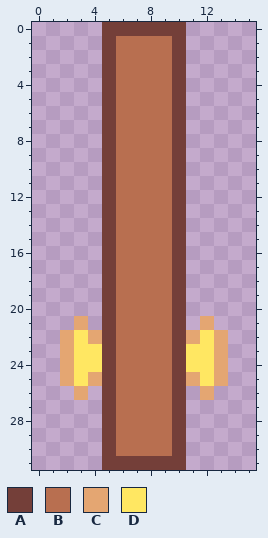
Edited in one commit: pixel-art sprite (Assets/Sprites/Doors/doorHor1.png). Above, as it was before the edit.
The file is 16x32 pixels.
Palette (. is transparent): A #743f39  B #b86f50  C #e4a672  D #ffe762
New version:
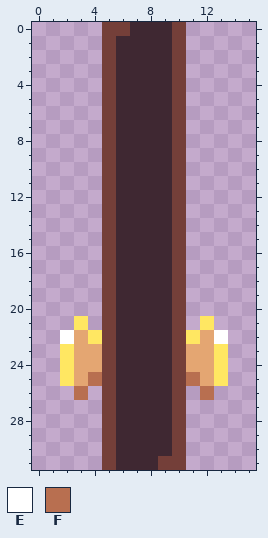
Colours new in this view: E #ffffff  F #b86f50
The edit:
Colour B changes from #b86f50 to #3f2832.
Colour B replaces colour A in row 0 at x 7 to 9; in row 31 at x 6 to 8.
Colour C replaces colour D in row 22 at x 3 and 12; in rows 23 to 24 at x 3 to 4 and 11 to 12; in row 25 at x 3 and 12.
Colour D replaces colour C in row 21 at x 3 and 12; in row 22 at x 4 and 11; in rows 23 to 25 at x 2 and 13.
Colour E replaces colour C in row 22 at x 2 and 13.
Colour F replaces colour C in row 25 at x 4 and 11; in row 26 at x 3 and 12.
Changed places in both pictures, as pixel boxes (x1, y1, x2, y2):
changed: (60, 22, 228, 470)
